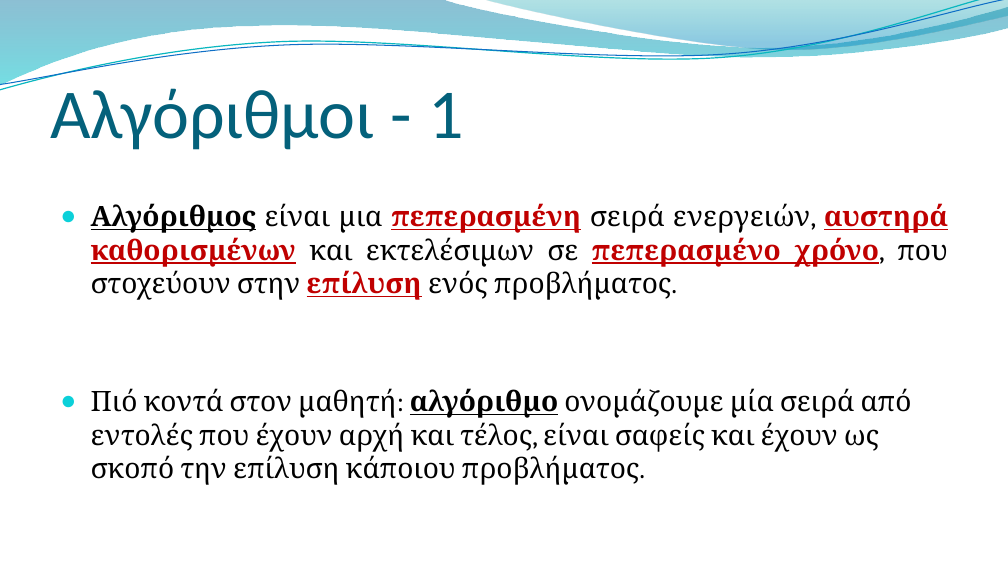
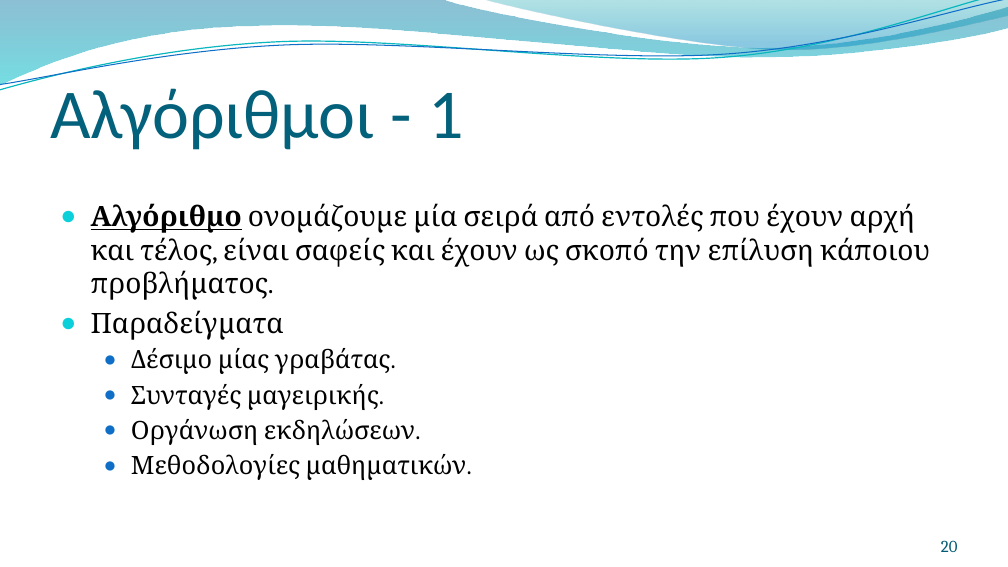
Before and after one commit to PyLamGR/PyLam-Edu, a slide deck: slide 20 of Workshops/25.11.2017 - Python. The Basics - Volume 1 -/Presentations/PowerPoint/1. Εισαγωγικα.pptx (slide 19 before the commit). Drawn at 1008x567 pixels with LibreOffice and Linux fonts; fonts in the diff are those of the drawing; background and template pictures are left out. Boxes give left, top, right and bottom in pixels: in the first picture for what was removed or moved away, otherwise in the second. Text is boxed around its words. In the diff, an @@ line names an element or a change of style, - is before the commit and + after.

```diff
--- a/Workshops/25.11.2017 - Python. The Basics - Volume 1 -/Presentations/PowerPoint/1. Εισαγωγικα.pptx
+++ b/Workshops/25.11.2017 - Python. The Basics - Volume 1 -/Presentations/PowerPoint/1. Εισαγωγικα.pptx
@@ text at box(91, 203, 930, 480): text changed @@
-● Αλγόριθμος είναι μια πεπερασμένη σειρά ενεργειών, αυστηρά καθορισμένων και εκτελέσιμων σε πεπερασμένο χρόνο, που στοχεύουν στην επίλυση ενός προβλήματος.
-● Πιό κοντά στον μαθητή: αλγόριθμο ονομάζουμε μία σειρά από εντολές που έχουν αρχή και τέλος, είναι σαφείς και έχουν ως σκοπό την επίλυση κάποιου προβλήματος.
+● Αλγόριθμο ονομάζουμε μία σειρά από εντολές που έχουν αρχή και τέλος, είναι σαφείς και έχουν ως σκοπό την επίλυση κάποιου προβλήματος.
+● Παραδείγματα
+  ● Δέσιμο μίας γραβάτας.
+  ● Συνταγές μαγειρικής.
+  ● Οργάνωση εκδηλώσεων.
+  ● Μεθοδολογίες μαθηματικών.
@@ page number added at box(941, 540, 958, 552), 12 pt, text #045D75 @@
+20
```
Also in this commit, not shown: 27 other slides changed, 1 slide added, 1 slide removed, 5 other files.
